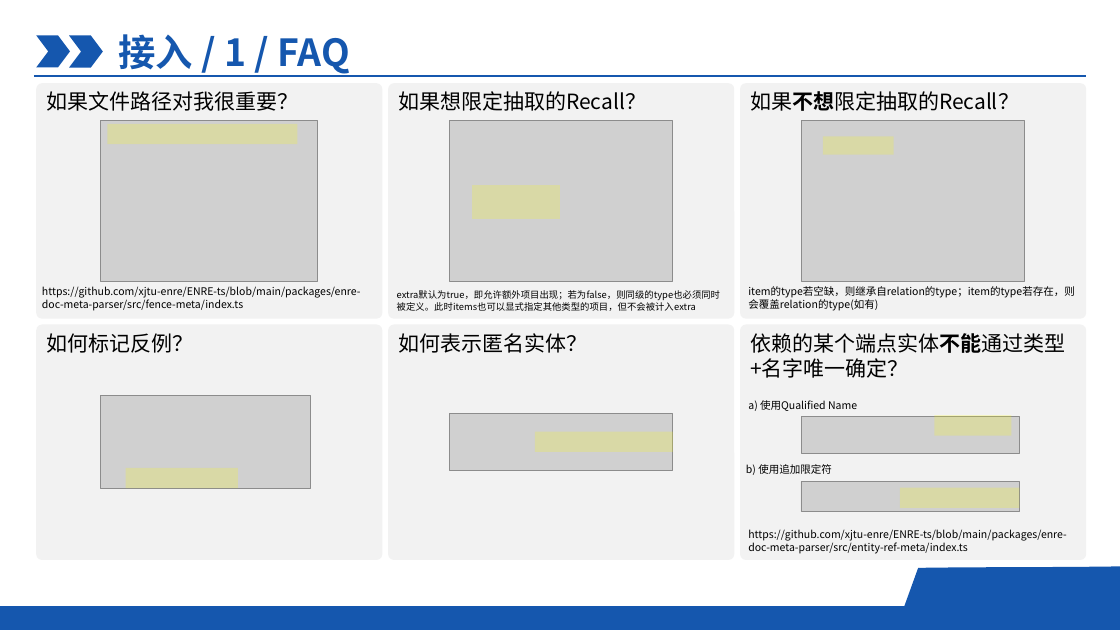
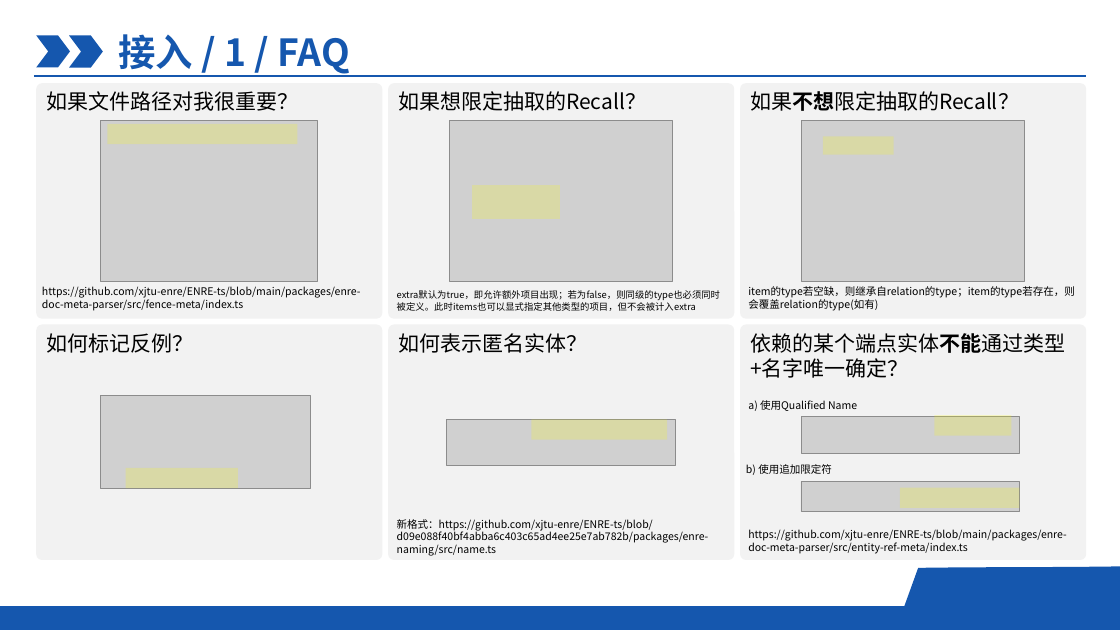
Before and after one commit to xjtu-enre/ENRE-workflow, a slide deck: slide 7 of DocTestGuide_CHS.pptx. Drawn at 1120x630 pixels with LibreOffice and Linux fonts; fonts in the diff are those of the drawing; grey boxes stand for pictures; background and template pictures are left out. Boxes give left, top, right and bottom in pixels: in the first picture for what was removed or moved away, otherwise in the second. Text is boxed around its words. In the diff, an @@ line names an element or a change of style, - is before the commit and + after.

```diff
--- a/DocTestGuide_CHS.pptx
+++ b/DocTestGuide_CHS.pptx
@@ picture resized from (x1=450, y1=413, x2=673, y2=471) to (x1=447, y1=419, x2=676, y2=465) @@
@@ rectangle moved from (x1=535, y1=432, x2=673, y2=452) to (x1=532, y1=419, x2=668, y2=439) @@
@@ text added at (x1=397, y1=519, x2=709, y2=556), 9 pt, text #000000 @@
+新格式：https://github.com/xjtu-enre/ENRE-ts/blob/d09e088f40bf4abba6c403c65ad4ee25e7ab782b/packages/enre-naming/src/name.ts
```
Also in this commit, not shown: 8 other slides changed, 1 slide added, 2 slides removed.
